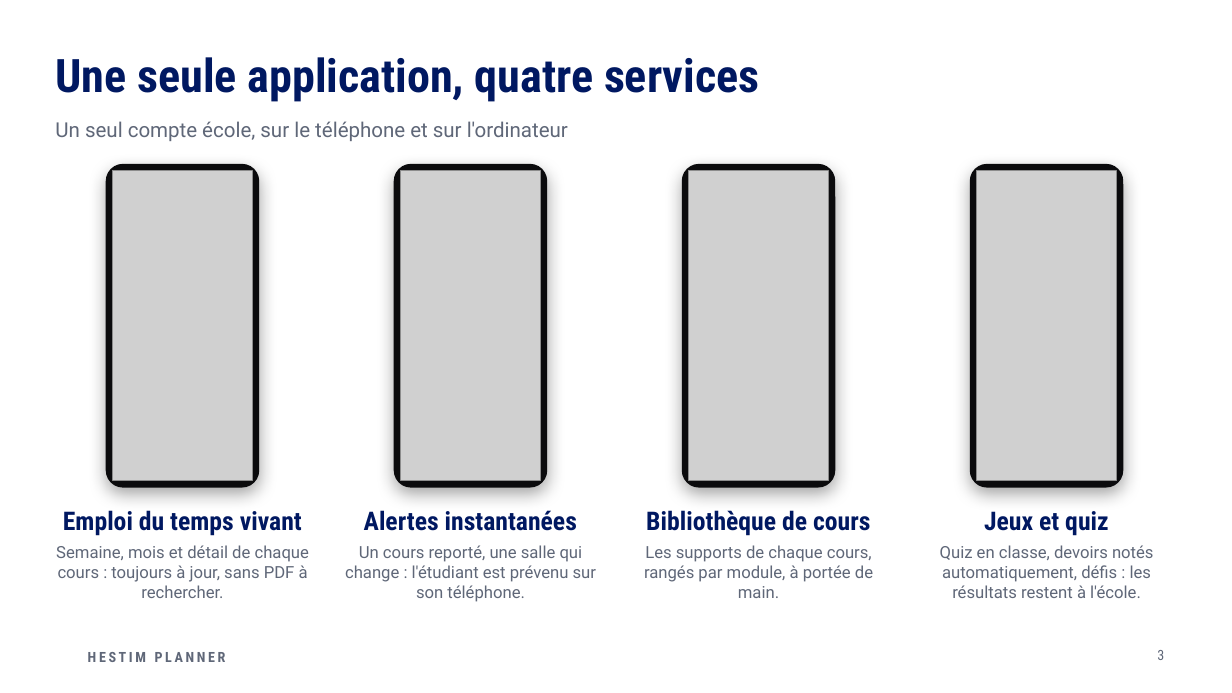
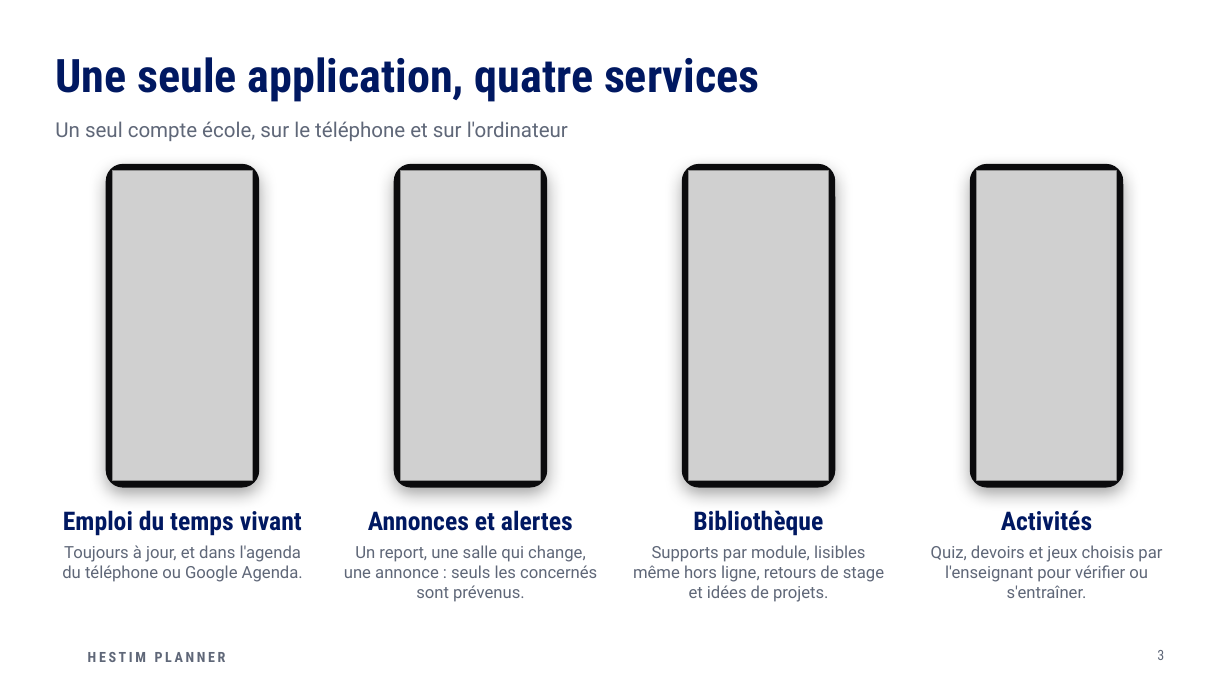
Before and after one commit to Claude20022002/plan_B_projet_PACTE, a slide deck: slide 3 of docs/presentation/HESTIM-Planner-presentation.pptx. Drawn at 1232x693 pixels with LibreOffice and Linux fonts; fonts in the diff are those of the drawing; grey boxes stand for pictures; background and template pictures are left out. Boxes give left, top, right and bottom in pixels: in the first picture for what was removed or moved away, otherwise in the second. Text is boxed around its words. In the diff, an @@ line names an element or a change of style, - is before the commit and + after.

```diff
--- a/docs/presentation/HESTIM-Planner-presentation.pptx
+++ b/docs/presentation/HESTIM-Planner-presentation.pptx
@@ text at <box>368,510,573,531</box>: text changed @@
-Alertes instantanées
+Annonces et alertes
@@ text at <box>693,510,823,536</box>: text changed @@
-Bibliothèque de cours
+Bibliothèque
@@ text at <box>1001,510,1092,531</box>: text changed @@
-Jeux et quiz
+Activités
@@ text at <box>62,545,303,582</box>: text changed @@
-Semaine, mois et détail de chaque cours : toujours à jour, sans PDF à rechercher.
+Toujours à jour, et dans l'agenda du téléphone ou Google Agenda.
@@ text at <box>344,545,597,602</box>: text changed @@
-Un cours reporté, une salle qui change : l'étudiant est prévenu sur son téléphone.
+Un report, une salle qui change, une annonce : seuls les concernés sont prévenus.
@@ text at <box>633,545,884,602</box>: text changed @@
-Les supports de chaque cours, rangés par module, à portée de main.
+Supports par module, lisibles même hors ligne, retours de stage et idées de projets.
@@ text at <box>931,545,1162,598</box>: text changed @@
-Quiz en classe, devoirs notés automatiquement, défis : les résultats restent à l'école.
+Quiz, devoirs et jeux choisis par l'enseignant pour vérifier ou s'entraîner.
```
Also in this commit, not shown: 5 other slides changed, 3 other files.
